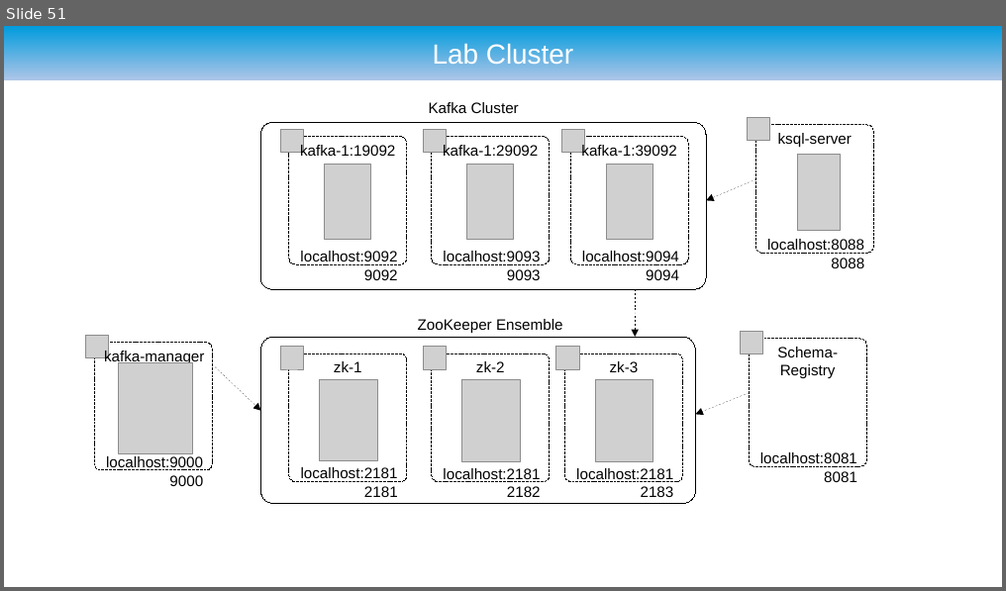
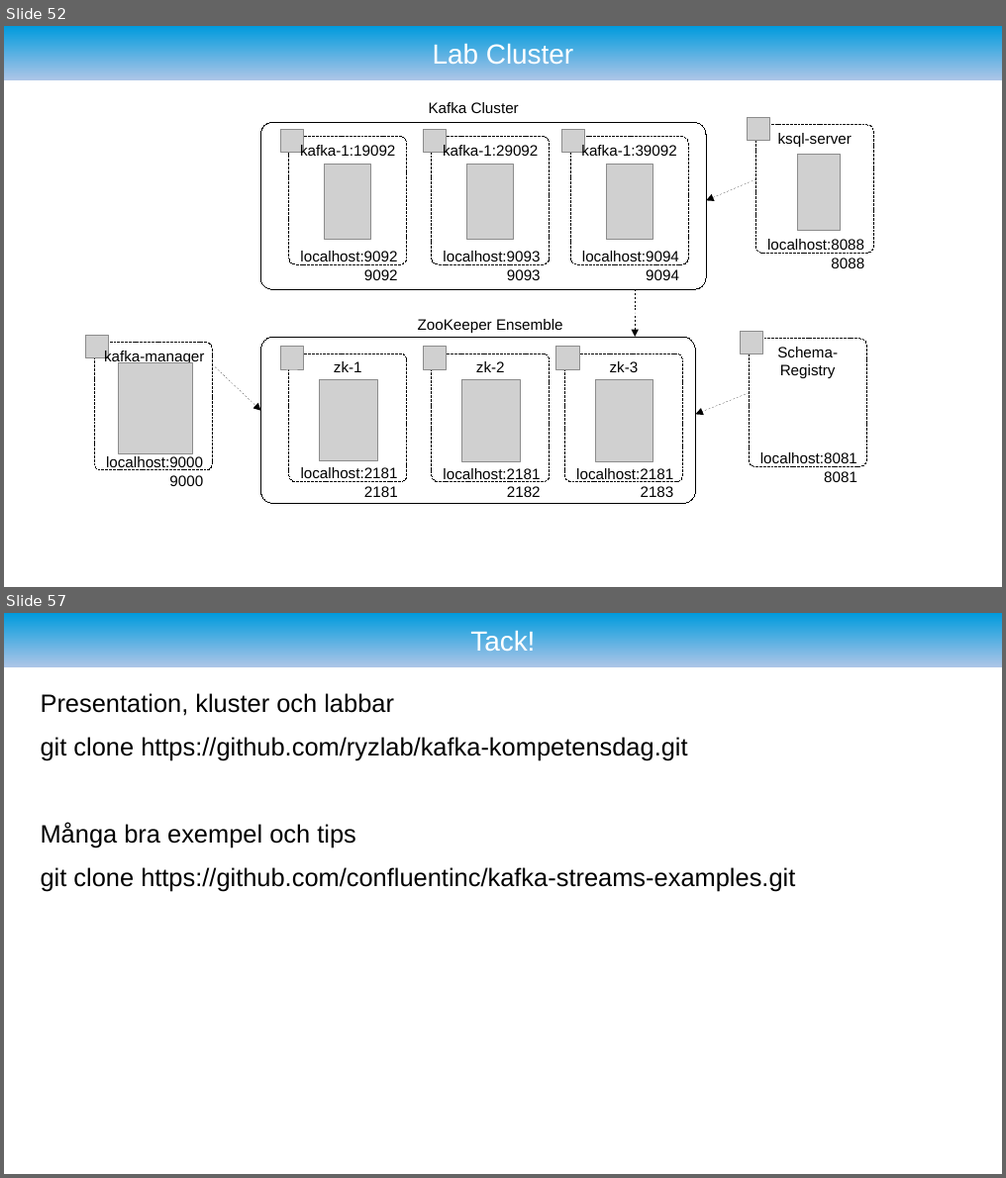
Before and after one commit to ryzlab/kafka-kompetensdag, a slide deck: doc/presentation-umejug.odp. Shown one above the other, each under a label of ours: slide 51 before the commit, slides 52 and 57 after it; the slides between them are not shown. The pictures are 1006x591 and 1006x1178 pixels, drawn with LibreOffice and Linux fonts; fonts in the diff are those of the drawing; grey boxes stand for pictures; background and template pictures are left out. Boxes give left, top, right and bottom in pixels: in the first picture for what was removed or moved away, otherwise in the second. Text is boxed around its words. In the diff, an @@ line names an element or a change of style, - is before the commit and + after.

```diff
--- a/doc/presentation-umejug.odp
+++ b/doc/presentation-umejug.odp
@@ slide 57 added at <box>4,613,1002,1174</box>, background #FFFFFF; not listed: 1 template element that a slide beside it also shows @@
@@ title added at <box>470,629,535,652</box>, 22 pt, text #FFFFFF @@
+Tack!
@@ text added at <box>41,693,795,892</box>, 20 pt, text #000000 @@
+Presentation, kluster och labbar
+git clone https://github.com/ryzlab/kafka-kompetensdag.git
+Många bra exempel och tips
+git clone https://github.com/confluentinc/kafka-streams-examples.git
@@ what was slide 51 is now slide 52 @@
```
Also in this commit, not shown: 7 slides changed, 1 other slide added, 2 other files.
